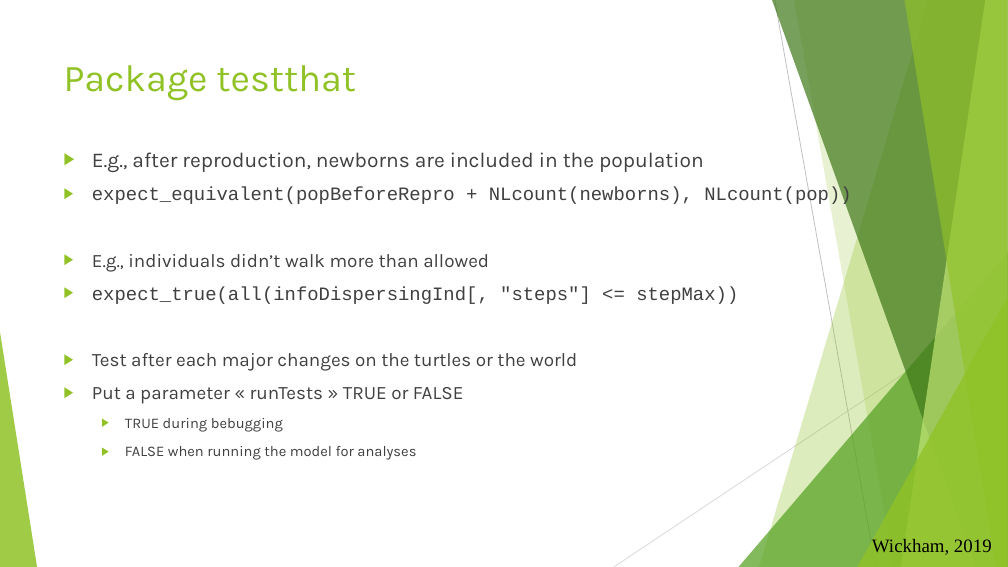
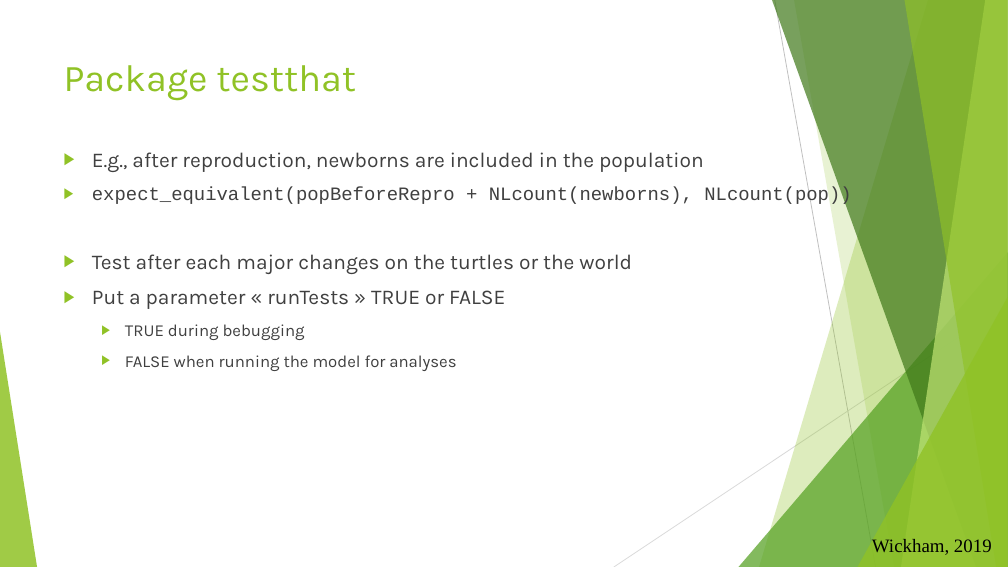
Before and after one commit to SarahBauduin/formation_IBM_NetLogoR, a slide deck: slide 4 of docs/slides/3_Debug.pptx. Drawn at 1008x567 pixels with LibreOffice and Linux fonts; fonts in the diff are those of the drawing. Boxes give left, top, right and bottom in pixels: in the first picture for what was removed or moved away, otherwise in the second. Text is boxed around its words. In the diff, an @@ line names an element or a change of style, - is before the commit and + after.

Commit message:
Update on ppts and R codes after group meeting

```diff
--- a/docs/slides/3_Debug.pptx
+++ b/docs/slides/3_Debug.pptx
@@ text at [92,254,738,304]: paragraphs removed @@
-▶ E.g., individuals didn’t walk more than allowed
-▶ expect_true(all(infoDispersingInd[, "steps"] <= stepMax))
@@ text at [92,254,632,371]: size 18 to 20 pt in "Test after each major changes on the ...", "Put a parameter « runTests » TRUE ..."; size 14 to 16 pt in "TRUE during bebugging", "FALSE when running the model for analyses" @@
```
Also in this commit, not shown: 1 other slide changed, 2 slides removed, 35 other files.
